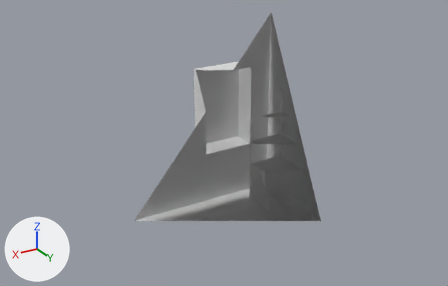
The FBX model Assets/Models/Location/MechanicsRoom/FixedMeshs/Office2Fixed.fbx as it was, and as the next commit left it.
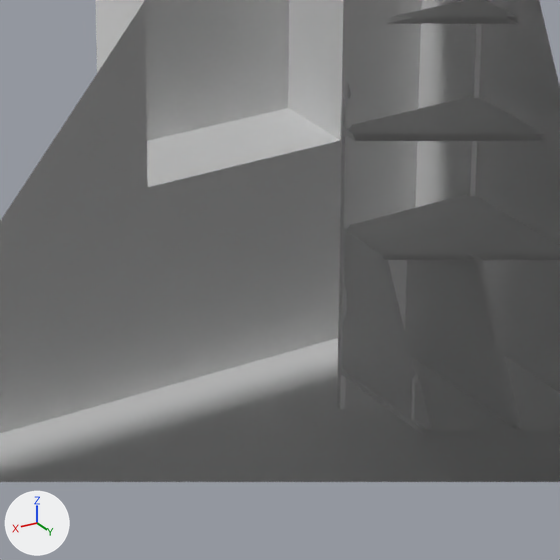
There are two pictures of each version: one whole from a 50 mm lens placed at (2.83, 4.17, 5.3), pointed at (-2.4, -4.55, 0.94), one close up on the part from 39% to 67% of the width and 39% to 83% of the height. The lights are fixed; the arrows at lower left show +X, +Y and +Z. Everything nearer to the camera than a plane just in front of the edit is cut away. Where no turn or scale is listed for an object, it has been applied to the vertices.

Objects in the first close-up: 'Base_low', 'Door1_low', 'Office2Floor', 'Office2Wall'.
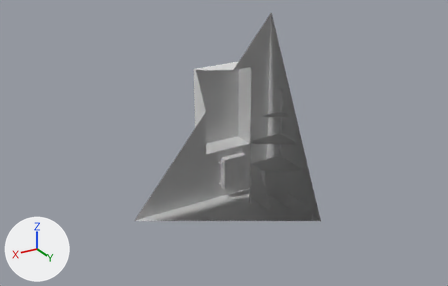
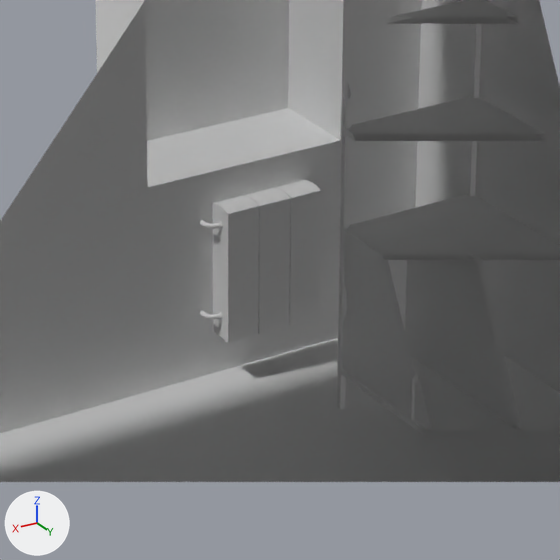
Pixel boxes (x1, y1, x2, y2) of what changed, in the close-ups (560 x 560 px):
```json
{"object": "BatteryRadiator_low", "change": "added", "after": [213, 180, 321, 343]}
{"object": "BatteryRadiator2_low", "change": "added", "after": [200, 220, 223, 320]}
```

The change, as JSON lines over the scene's bpy script:
```json
{"op": "add", "block": "mat_batteryradiator_low", "code": ["mat_batteryradiator_low = principled_material('BatteryRadiator_low')", "mat_batteryradiator_low.base_color = (0.8, 0.8, 0.8)  # white #e7e7e7"]}
{"op": "add", "block": "me_cube_053", "code": ["me_cube_053 = bpy.data.meshes.new('Cube.053')", "me_cube_053.from_pydata(...)  # 202 vertices, 346 faces; spans x -0.218..0.218, y -0.06..0.06, z -0.451..0.131", "me_cube_053.materials.append(mat_batteryradiator_low)  # its picture is missing"]}
{"op": "add", "block": "me_cube_054", "code": ["me_cube_054 = bpy.data.meshes.new('Cube.054')", "me_cube_054.from_pydata(...)  # 336 vertices, 644 faces; spans x -0.224..0.278, y -0.06..0.017, z -0.219..0.219", "me_cube_054.materials.append(mat_batteryradiator_low)  # its picture is missing"]}
{"op": "add", "block": "ob_batteryradiator_low", "code": ["ob_batteryradiator_low = bpy.data.objects.new('BatteryRadiator_low', me_cube_053)", "ob_batteryradiator_low.location = (-2.454, -4.307, 0.641)"]}
{"op": "add", "block": "ob_batteryradiator2_low", "code": ["ob_batteryradiator2_low = bpy.data.objects.new('BatteryRadiator2_low', me_cube_054)", "ob_batteryradiator2_low.location = (-2.454, -4.307, 0.488)"]}
```
